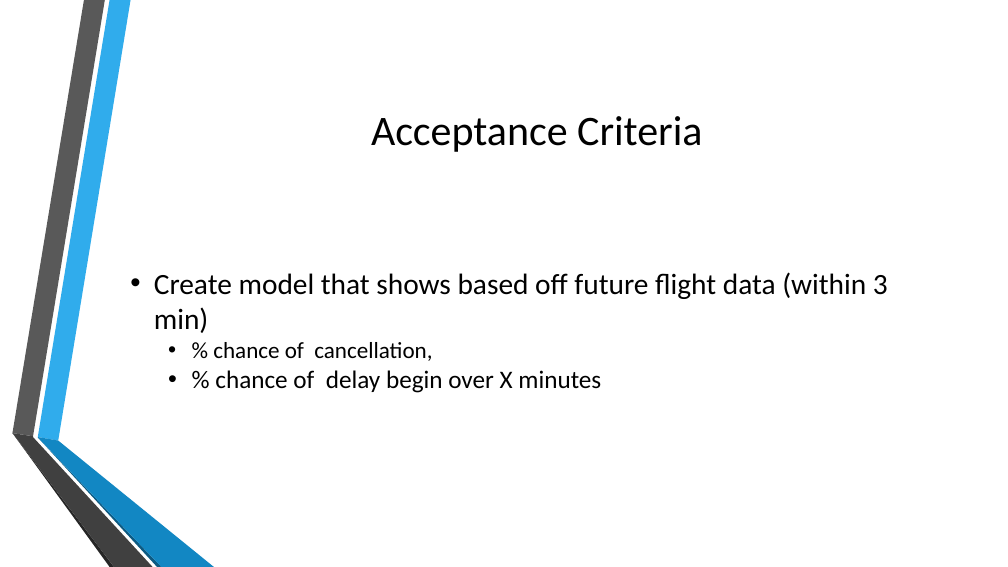
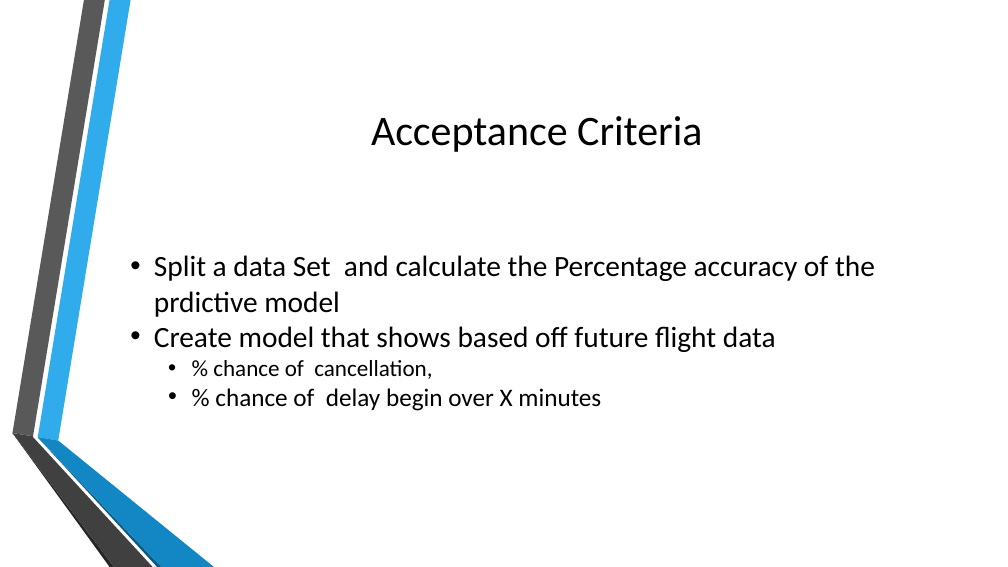
Before and after one commit to RoAjinkya/FlightDelay, a slide deck: slide 8 of docs/Planning Presentation.pptx. Drawn at 1008x567 pixels with LibreOffice and Linux fonts; fonts in the diff are those of the drawing; background and template pictures are left out. Boxes give left, top, right and bottom in pixels: in the first picture for what was removed or moved away, otherwise in the second. Text is boxed around its words. In the diff, an @@ line names an element or a change of style, - is before the commit and + after.

```diff
--- a/docs/Planning Presentation.pptx
+++ b/docs/Planning Presentation.pptx
@@ text at (x1=154, y1=255, x2=875, y2=352): text changed @@
-  • Create model that shows based off future flight data (within 3 min)
+  • Split a data Set and calculate the Percentage accuracy of the prdictive model
+  • Create model that shows based off future flight data
```
Also in this commit, not shown: 2 other slides changed, 1 other file.
